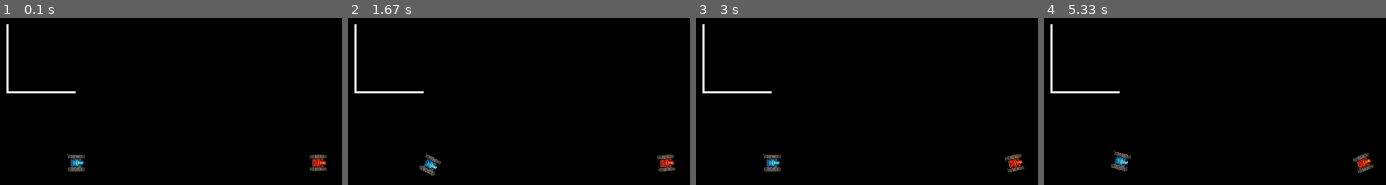
Above: before the commit, frames 1-4 (left to right).
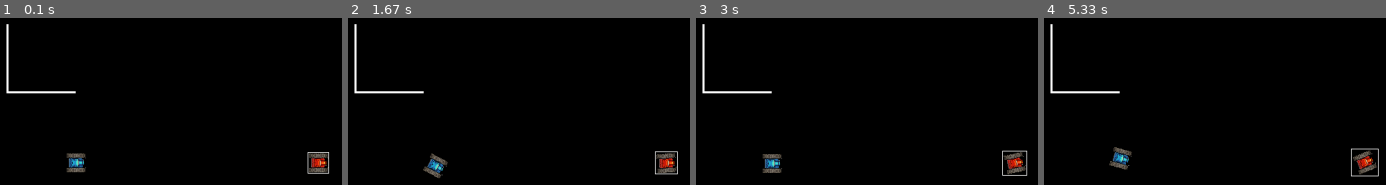
Above: after the commit, the same moments.

Repository: SkullinTheJar/ExamProgram
Game: pygame game, started from main.py
Same seed, same stepped clock (60 frames per second), same inputs: the game is played once before the commit and once after it.
Inputs:
- Up to frame 1 (0.1 s): no input
- Up to frame 2 (1.67 s): hold Right 0.33-0.8 s; hold Up 0.83-1.13 s; tap F at 0.9, 1.23, 1.53 s; tap T at 0.98 s; hold Right 1.17-1.63 s; tap G at 1.32 s
- Up to frame 3 (3 s): hold Left 1.67-2.2 s; tap F at 1.73, 2.03, 2.3, 2.63, 2.93 s; hold Down 2.23-2.53 s; tap T at 2.38 s; hold Left 2.57-2.97 s; tap G at 2.72 s
- Up to frame 4 (5.33 s): hold Up 3-3.37 s; tap F at 3.07, 3.47, 3.77, 4.13, 4.53, 4.83, 5.03 s; hold Right 3.4-4.03 s; tap T at 3.55, 5.12 s; hold Down 4.07-4.43 s; tap G at 4.22 s; hold Left 4.47-4.93 s; hold Right from 4.97 s (still down)

The runs differ from the first frame. In frame 1, 0.9% of the frame differs, in the area x 19-97%, y 80-94%; in frame 2, 1.2%; in frame 3, 1.0%; in frame 4, 1.3%, in the area x 19-98%, y 77-96%.

Commit message:
Co-authored-by: AslakDHTX <AslakAttack@gmail.com>

Diff:
--- a/main.py
+++ b/main.py
@@ -128,8 +128,8 @@
         self.cooldown = cooldown
         self.screen = pygame.display.set_mode(size)
         #Ander Ass
-        self.player1 = Player(1, (650, 300), 0.5, 0.5, 'C:/Users/andre/OneDrive - AARHUS TECH/Programmering/ExamProgram/red_tank_exp_v2.png')
-        self.player2 = Player(2, (300, 300), 0.5, 0.5, 'C:/Users/andre/OneDrive - AARHUS TECH/Programmering/ExamProgram/blue_tank_exp.png')
+        self.player1 = Player(1, (650, 300), 1, 0.5, 'C:/Users/andre/OneDrive - AARHUS TECH/Programmering/ExamProgram/red tank.png')
+        self.player2 = Player(2, (300, 300), 1, 0.5, 'C:/Users/andre/OneDrive - AARHUS TECH/Programmering/ExamProgram/blue tank.png')
         #ur mom
         #self.player1 = Player(1, (650, 300), 0.5, 0.5, 'C:/Users/WaffleFlower/Desktop/Skole/Programmering/ExamProgram/red_tank_exp_v2.png')
         #self.player2 = Player(2, (300, 300), 0.5, 0.5, 'C:/Users/WaffleFlower/Desktop/Skole/Programmering/ExamProgram/blue_tank_exp.png')
@@ -145,6 +145,8 @@
         self.walls.draw(self.screen)
         for group in self.laserGroups:
             group.draw(self.screen)
+        pygame.draw.lines(self.screen, (255, 255, 255), False, (self.player1.rect.bottomleft, (self.player1.rect.bottomright), (self.player1.rect.topright), (self.player1.rect.topleft), self.player1.rect.bottomleft))
+
 
     def update(self):
         keys = pygame.key.get_pressed()
@@ -173,9 +175,16 @@
                 #self.rects.append(self.laserGroups[-1].sprites()[0].rect)
 
 
-        for player in pygame.sprite.groupcollide(self.players, self.walls, False, False):
+        '''for player in pygame.sprite.groupcollide(self.players, self.walls, False, False):
             if pygame.sprite.groupcollide(self.players, self.walls, False, False).__len__() > 0:
-                player.wallCollide()
+                player.wallCollide()'''
+
+        '''for x in range(0, self.size[0]):
+            for player in self.players:
+                for wall in self.walls:
+                    if wall.orient:
+                        pass'''
+
 
 
         #pygame.display.update(self.rects)
